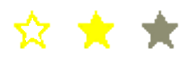
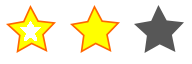
Comparing the layer stacks of the two 192px x 64px images. Changes:
added layer "Pasted Layer" above "Background" over [left=134, top=5, right=184, bottom=53]
painted on "Background" over [left=6, top=5, right=180, bottom=53]
